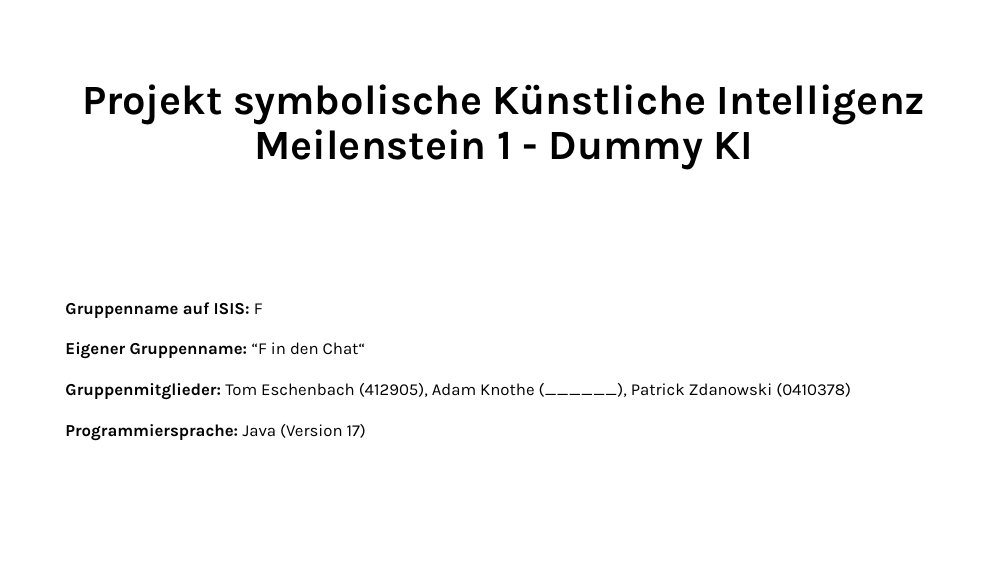
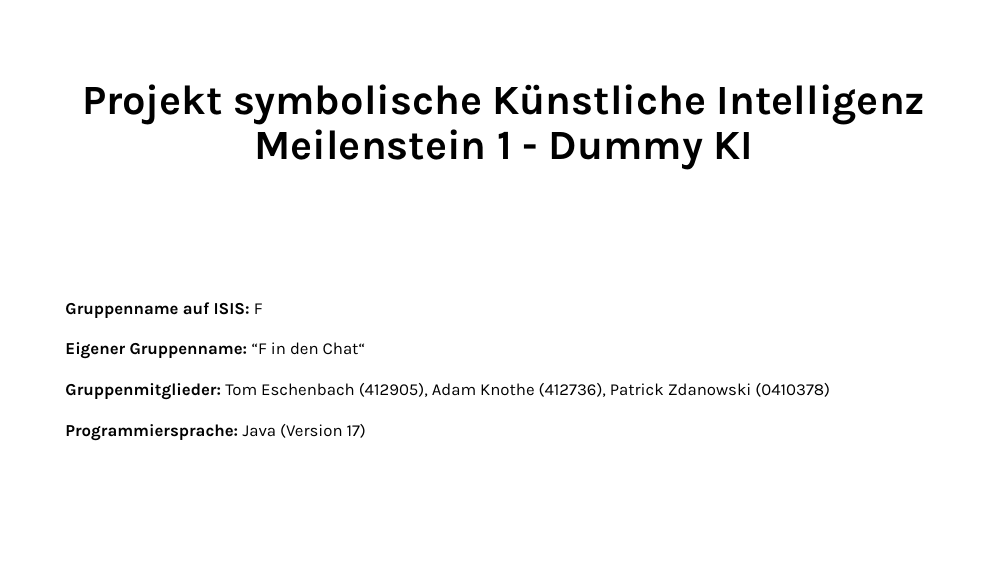
Before and after one commit to patrickzda/chess_engine, a slide deck: slide 1 of PJ_KI_MST1.pptx. Drawn at 1008x567 pixels with LibreOffice and Linux fonts; fonts in the diff are those of the drawing. Boxes give left, top, right and bottom in pixels: in the first picture for what was removed or moved away, otherwise in the second. Text is boxed around its words. In the diff, an @@ line names an element or a change of style, - is before the commit and + after.

Commit message:
Powerpoint

```diff
--- a/PJ_KI_MST1.pptx
+++ b/PJ_KI_MST1.pptx
@@ subtitle at (65, 383, 830, 400): text changed @@
-Gruppenmitglieder: Tom Eschenbach (412905), Adam Knothe (______), Patrick Zdanowski (0410378)
+Gruppenmitglieder: Tom Eschenbach (412905), Adam Knothe (412736), Patrick Zdanowski (0410378)
```
Also in this commit, not shown: 1 other slide changed.
